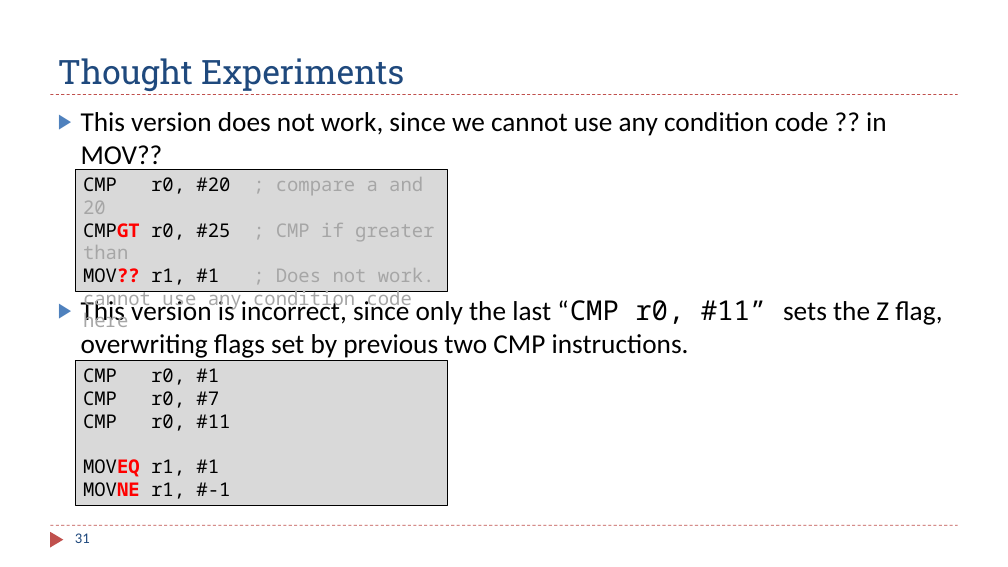
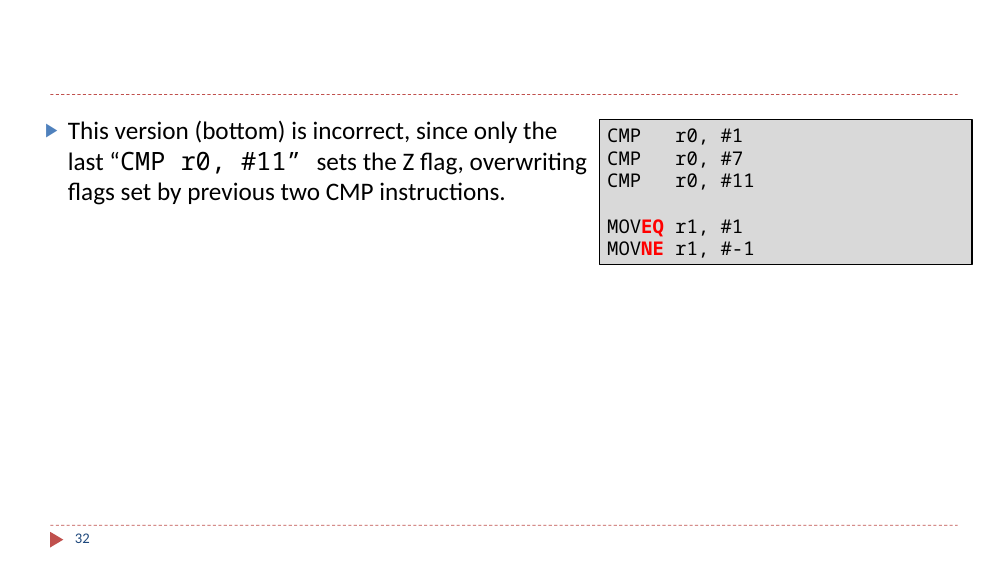
Before and after one commit to guhofstra/CSC111Sp26, a slide deck: slide 32 of PPTs/Ch6_ARM_Control_Flow.pptx (slide 31 before the commit). Drawn at 1008x567 pixels with LibreOffice and Linux fonts; fonts in the diff are those of the drawing. Boxes give left, top, right and bottom in pixels: in the first picture for what was removed or moved away, otherwise in the second. Text is boxed around its words. In the diff, an @@ line names an element or a change of style, - is before the commit and + after.

```diff
--- a/PPTs/Ch6_ARM_Control_Flow.pptx
+++ b/PPTs/Ch6_ARM_Control_Flow.pptx
@@ title removed at (x1=58, y1=58, x2=404, y2=91) @@
-Thought Experiments
@@ rectangle "CMP r0, #1" moved from (x1=76, y1=360, x2=448, y2=505) to (x1=600, y1=119, x2=972, y2=265) @@
@@ text at (x1=68, y1=120, x2=587, y2=205): text changed; size 26 to 24 pt @@
-▶ This version does not work, since we cannot use any condition code ?? in MOV??
-▶ This version is incorrect, since only the last “CMP r0, #11” sets the Z flag, overwriting flags set by previous two CMP instructions.
+▶ This version (bottom) is incorrect, since only the last “CMP r0, #11” sets the Z flag, overwriting flags set by previous two CMP instructions.
@@ rectangle removed at (x1=76, y1=169, x2=448, y2=292) @@
-CMP r0, #20 ; compare a and 20
-CMPGT r0, #25 ; CMP if greater than
-MOV?? r1, #1 ; Does not work. cannot use any condition code here
@@ page number at (x1=75, y1=533, x2=90, y2=543): text changed @@
-31
+32
```
Also in this commit, not shown: 11 other slides changed, 1 slide added, 1 other file.
